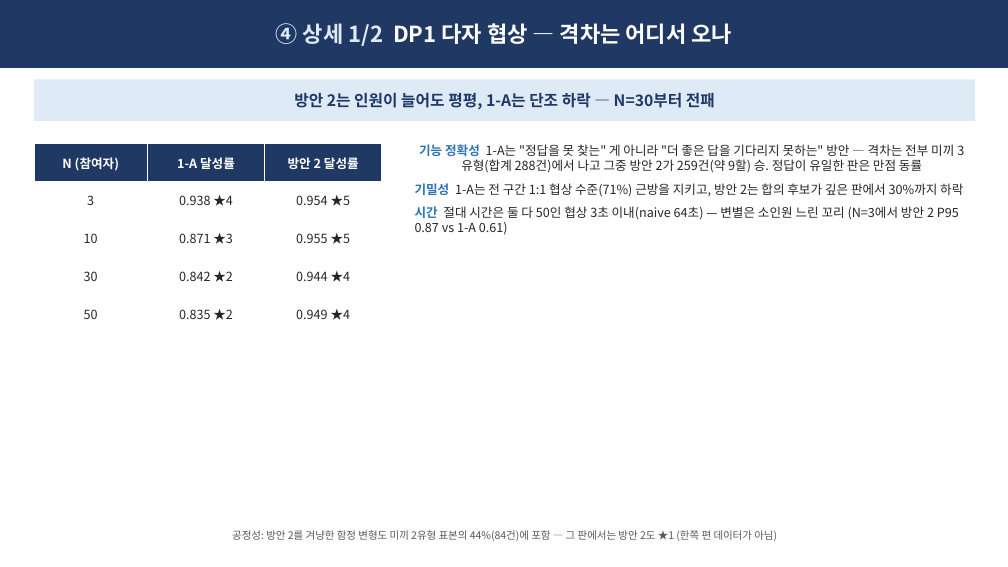
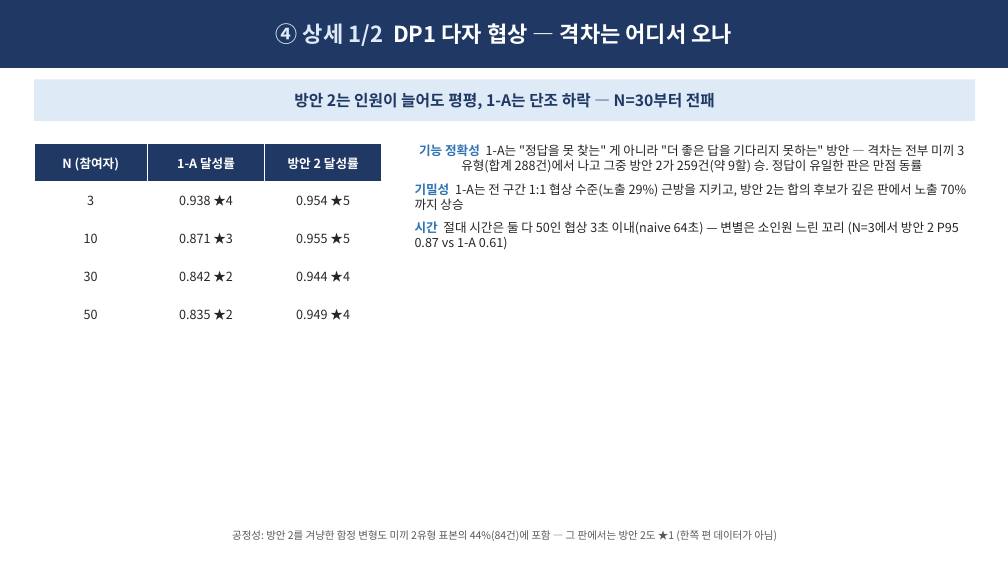
Before and after one commit to Sunwoo-Nam/architect-teamproject, a slide deck: slide 9 of docs/changbae/65-QA-종합-임원보고.pptx. Drawn at 1008x567 pixels with LibreOffice and Linux fonts; fonts in the diff are those of the drawing. Boxes give left, top, right and bottom in pixels: in the first picture for what was removed or moved away, otherwise in the second. Text is boxed around its words. In the diff, an @@ line names an element or a change of style, - is before the commit and + after.

```diff
--- a/docs/changbae/65-QA-종합-임원보고.pptx
+++ b/docs/changbae/65-QA-종합-임원보고.pptx
@@ text at box(415, 183, 967, 210): text changed @@
-기밀성 1-A는 전 구간 1:1 협상 수준(71%) 근방을 지키고, 방안 2는 합의 후보가 깊은 판에서 30%까지 하락
+기밀성 1-A는 전 구간 1:1 협상 수준(노출 29%) 근방을 지키고, 방안 2는 합의 후보가 깊은 판에서 노출 70%까지 상승
```
Also in this commit, not shown: 4 other slides changed, 25 other files.
